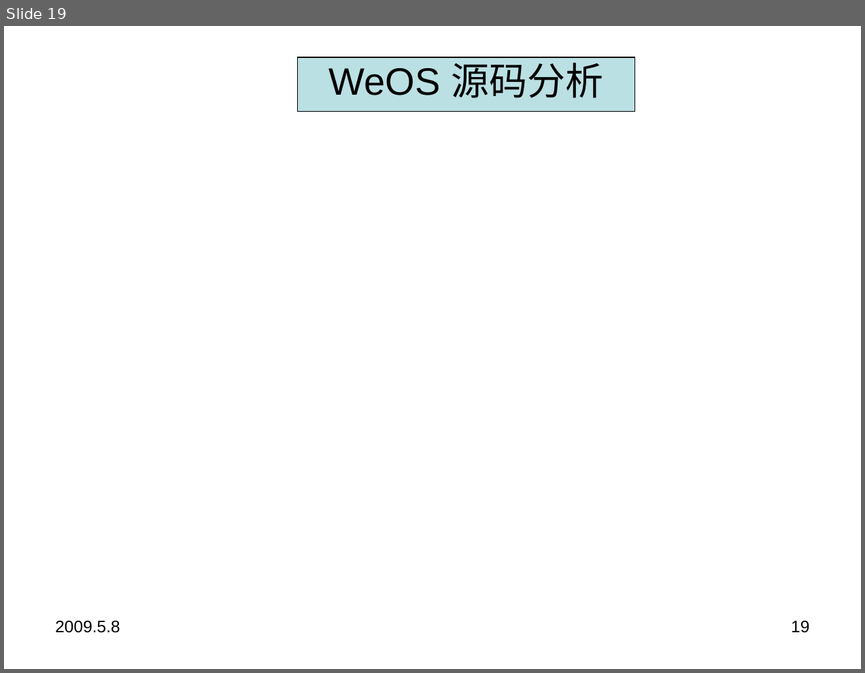
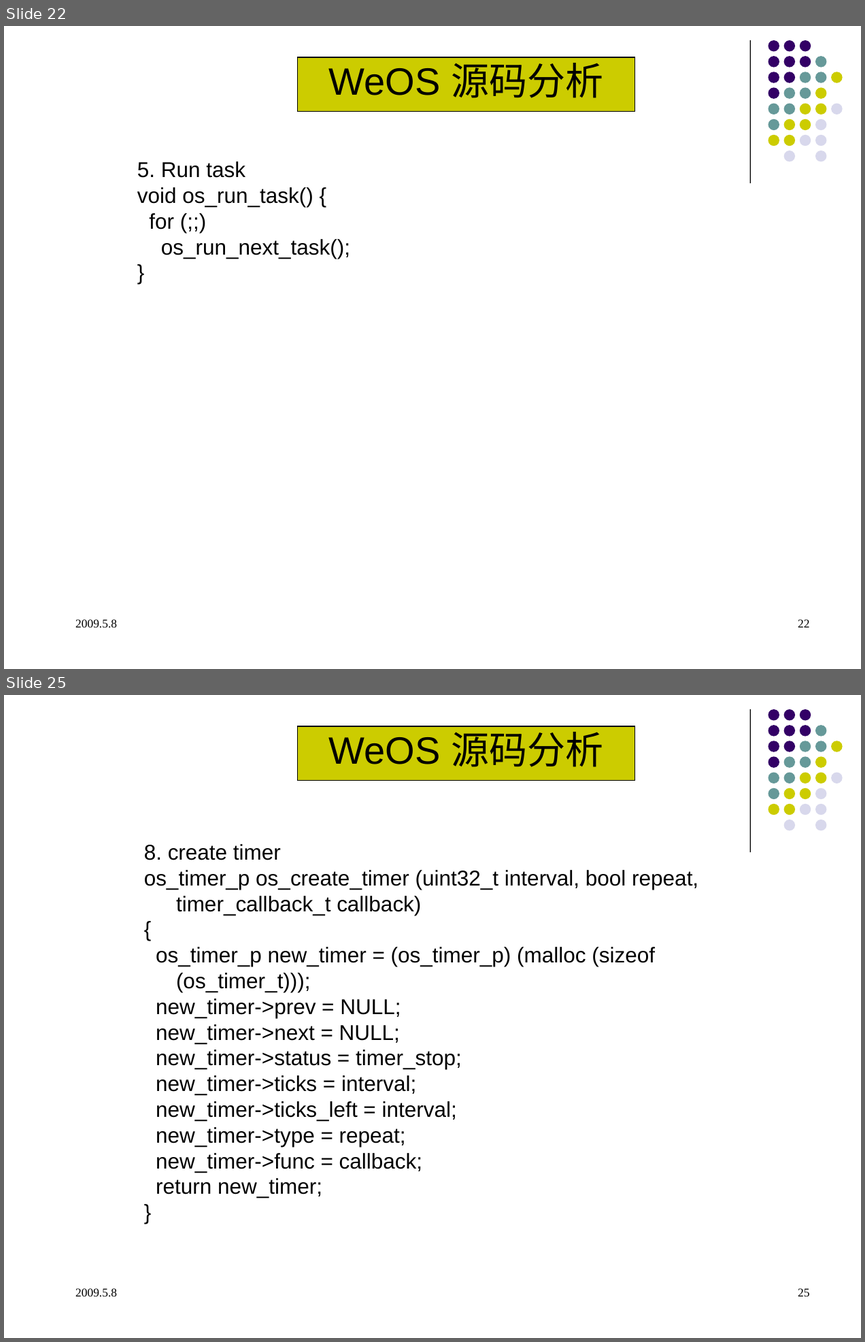
Before and after one commit to qinzb/WeOS, a slide deck: doc/weos_V0.1.ppt. Shown one above the other, each under a label of ours: slide 19 before the commit, slides 22 and 25 after it; the slides between them are not shown. The pictures are 865x673 and 865x1342 pixels, drawn with LibreOffice and Linux fonts; fonts in the diff are those of the drawing. Boxes give left, top, right and bottom in pixels: in the first picture for what was removed or moved away, otherwise in the second. Text is boxed around its words. In the diff, an @@ line names an element or a change of style, - is before the commit and + after.

```diff
--- a/doc/weos_V0.1.ppt
+++ b/doc/weos_V0.1.ppt
@@ slide 25 added at [4,695,861,1338], background #FFFFFF; not listed: 32 template elements that a slide beside it also shows @@
@@ rectangle added at [298,726,636,780], fill #CCCC00, outline #000000 0.74 pt, 32 pt, text #000000 @@
+WeOS 源码分析
@@ text added at [144,844,698,1198], 18 pt, text #000000 @@
+8. create timer
+os_timer_p os_create_timer (uint32_t interval, bool repeat, timer_callback_t callback)
+{
+os_timer_p new_timer = (os_timer_p) (malloc (sizeof (os_timer_t)));
+new_timer->prev = NULL;
+new_timer->next = NULL;
+new_timer->status = timer_stop;
+new_timer->ticks = interval;
+new_timer->ticks_left = interval;
+new_timer->type = repeat;
+new_timer->func = callback;
+return new_timer;
+}
@@ text added at [75,1288,117,1296], 10 pt, text #000000 @@
+2009.5.8
@@ page number added at [798,1288,809,1296], 10 pt, text #000000 @@
+25
@@ what was slide 19 is now slide 22 @@
@@ slide 22 changed as well @@
@@ line added from (750, 40) to (750, 183), #000000 0.74 pt @@
@@ rectangle "WeOS 源码分析" at [298,57,636,111]: fill #BBE0E3 to #CCCC00 @@
@@ text added at [137,161,350,259], 18 pt, text #000000 @@
+5. Run task
+void os_run_task() {
+for (;;)
+os_run_next_task();
+}
@@ group added at [768,40,842,161]: 31 ellipses @@
@@ text "2009.5.8" at [75,619,117,627]: size 14 to 10 pt, font Arial to Times New Roman; indent changed @@
@@ page number at [798,619,809,627]: text changed; size 14 to 10 pt; font Arial to Times New Roman @@
-19
+22
```
Also in this commit, not shown: 20 other slides changed, 9 other slides added.
